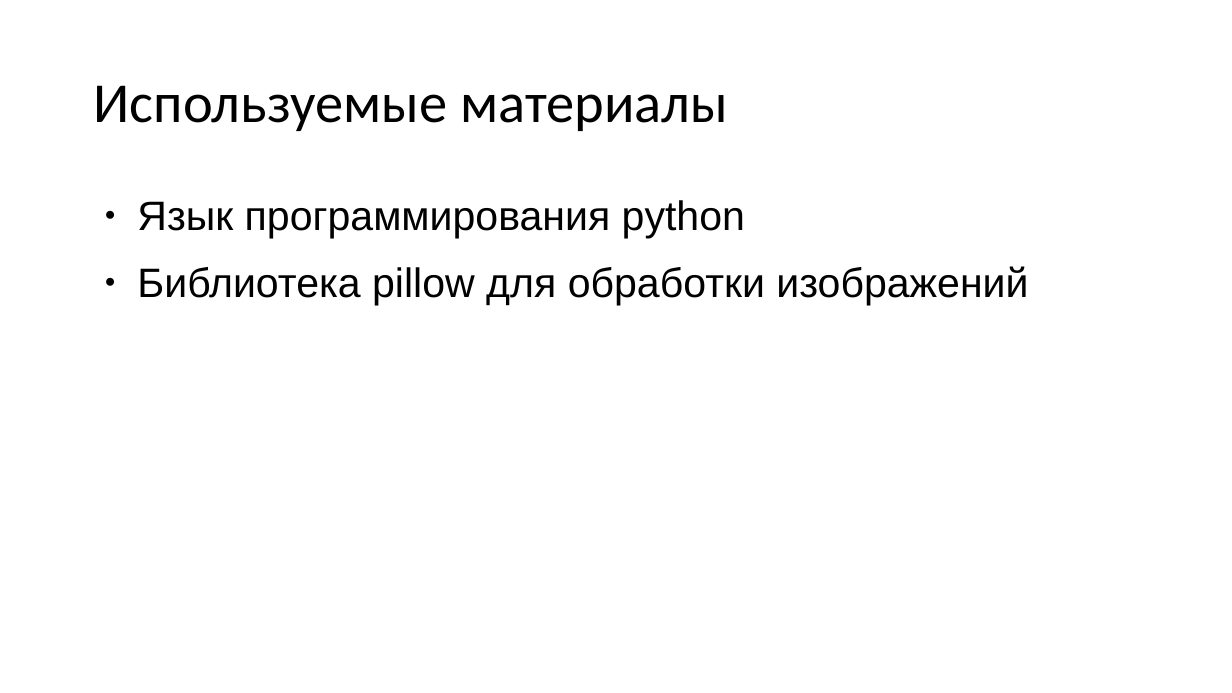
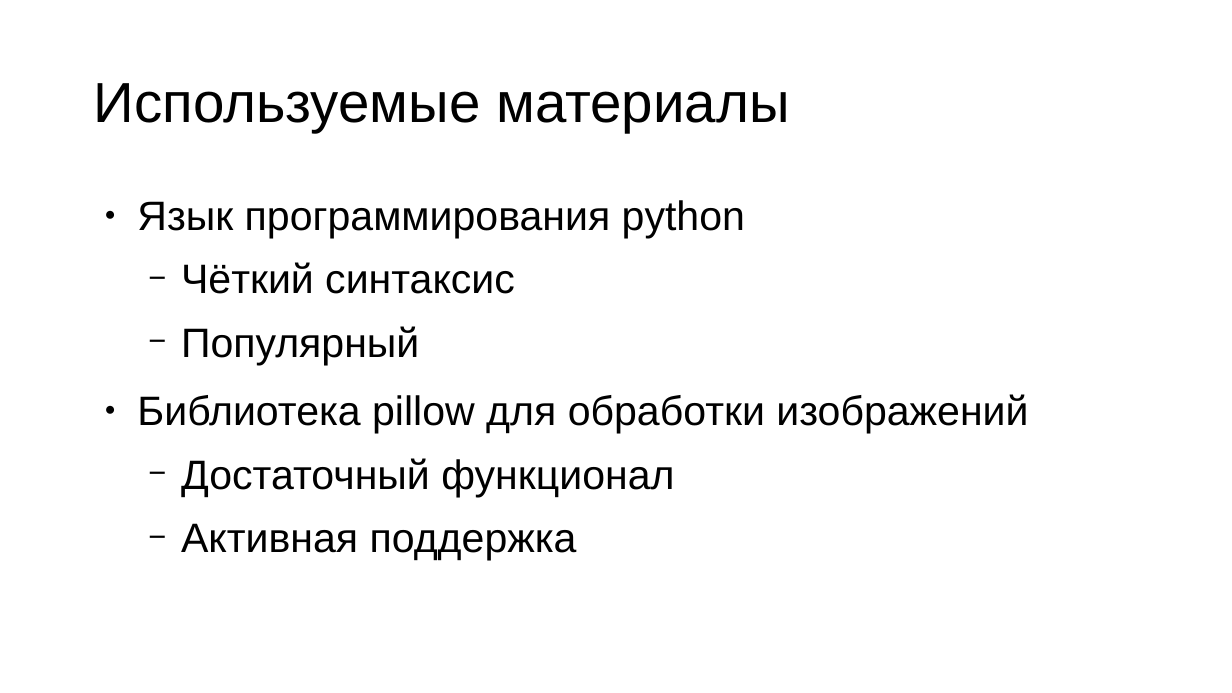
Before and after one commit to vanindm/vanindm.github.io, a slide deck: slide 9 of files/ИБ.pptx (slide 8 before the commit). Drawn at 1232x693 pixels with LibreOffice and Linux fonts; fonts in the diff are those of the drawing. Boxes give left, top, right and bottom in pixels: in the first picture for what was removed or moved away, otherwise in the second. Text is boxed around its words. In the diff, an @@ line names an element or a change of style, - is before the commit and + after.

```diff
--- a/files/ИБ.pptx
+++ b/files/ИБ.pptx
@@ title "Используемые материалы" at [94,83,789,132]: font Calibri to Arial @@
@@ text at [137,200,1028,433]: indent changed @@
@@ text at [181,262,515,366]: paragraphs added @@
+  − Чёткий синтаксис
+  − Популярный
@@ text at [181,458,674,561]: paragraphs added @@
+  − Достаточный функционал
+  − Активная поддержка
```
Also in this commit, not shown: 5 other slides changed, 4 slides added, 1 other file.
